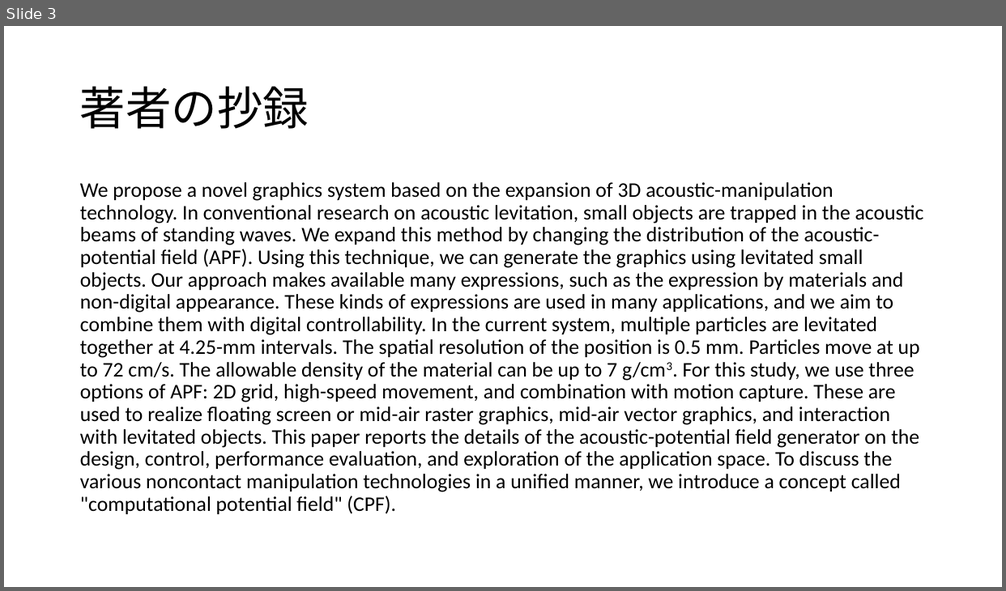
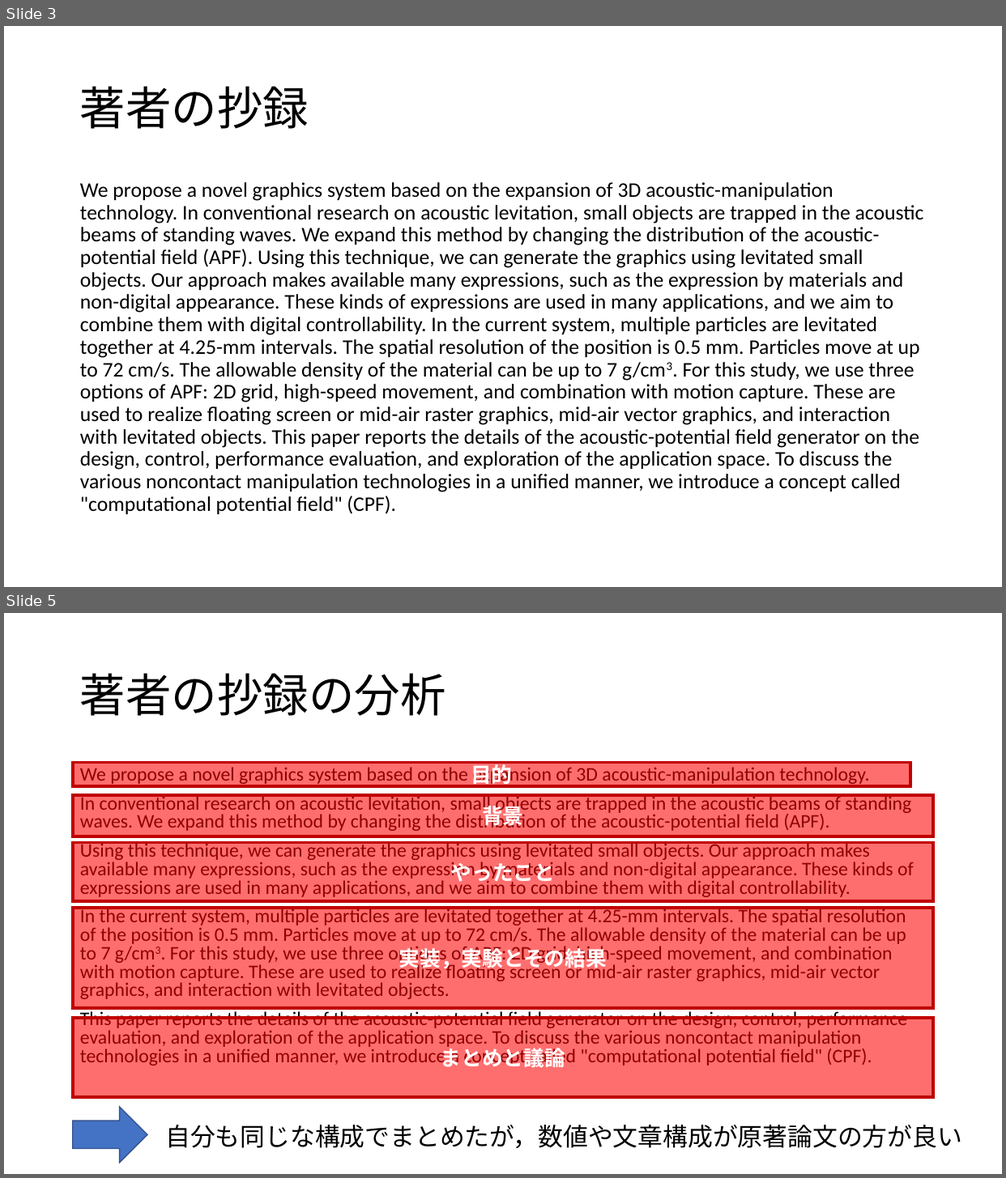
Before and after one commit to DenDen047/reports, a slide deck: information_media_B/abstract/submit.pptx. Shown one above the other, each under a label of ours: slide 3 before the commit, slides 3 and 5 after it; the slides between them are not shown. The pictures are 1006x591 and 1006x1178 pixels, drawn with LibreOffice and Linux fonts; fonts in the diff are those of the drawing. Boxes give left, top, right and bottom in pixels: in the first picture for what was removed or moved away, otherwise in the second. Text is boxed around its words. In the diff, an @@ line names an element or a change of style, - is before the commit and + after.

```diff
--- a/information_media_B/abstract/submit.pptx
+++ b/information_media_B/abstract/submit.pptx
@@ slide 5 added at [4, 613, 1002, 1174], background #FFFFFF @@
@@ title added at [80, 673, 446, 716], 44 pt, text #000000 @@
+著者の抄録の分析
@@ rectangle added at [73, 763, 910, 786], fill #FF0000 at 57% opacity, outline #C00000 3 pt, 20 pt, text #FFFFFF, bold @@
+目的
@@ text added at [80, 764, 914, 1067], 18.5 pt, text #000000 @@
+We propose a novel graphics system based on the expansion of 3D acoustic-manipulation technology.
+In conventional research on acoustic levitation, small objects are trapped in the acoustic beams of standing waves. We expand this method by changing the distribution of the acoustic-potential field (APF).
+Using this technique, we can generate the graphics using levitated small objects. Our approach makes available many expressions, such as the expression by materials and non-digital appearance. These kinds of expressions are used in many applications, and we aim to combine them with digital controllability.
+In the current system, multiple particles are levitated together at 4.25-mm intervals. The spatial resolution of the position is 0.5 mm. Particles move at up to 72 cm/s. The allowable density of the material can be up to 7 g/cm3. For this study, we use three options of APF: 2D grid, high-speed movement, and combination with motion capture. These are used to realize floating screen or mid-air raster graphics, mid-air vector graphics, and interaction with levitated objects.
+This paper reports the details of the acoustic-potential field generator on the design, control, performance evaluation, and exploration of the application space. To discuss the various noncontact manipulation technologies in a unified manner, we introduce a concept called "computational potential field" (CPF).
@@ rectangle added at [73, 795, 934, 836], fill #FF0000 at 57% opacity, outline #C00000 3 pt, 20 pt, text #FFFFFF, bold @@
+背景
@@ rectangle added at [73, 843, 934, 902], fill #FF0000 at 57% opacity, outline #C00000 3 pt, 20 pt, text #FFFFFF, bold @@
+やったこと
@@ rectangle added at [73, 908, 934, 1008], fill #FF0000 at 57% opacity, outline #C00000 3 pt, 20 pt, text #FFFFFF, bold @@
+実装，実験とその結果
@@ rectangle added at [73, 1018, 934, 1098], fill #FF0000 at 57% opacity, outline #C00000 3 pt, 20 pt, text #FFFFFF, bold @@
+まとめと議論
@@ right arrow added at [73, 1107, 147, 1162], fill #4472C4, outline #325491 1 pt @@
@@ text added at [165, 1125, 962, 1148], 24 pt, text #000000 @@
+自分も同じな構成でまとめたが，数値や文章構成が原著論文の方が良い
```
Also in this commit, not shown: 2 slides changed.
